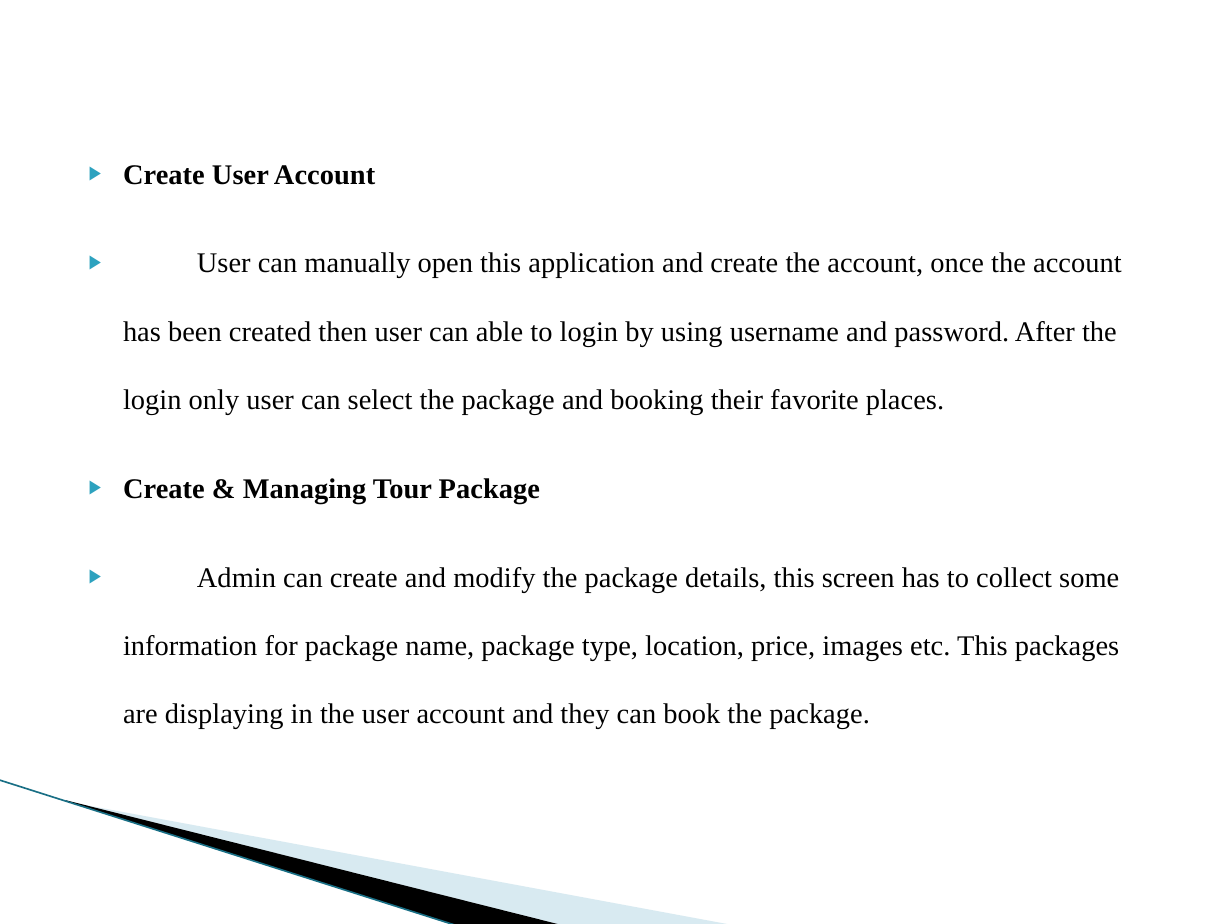
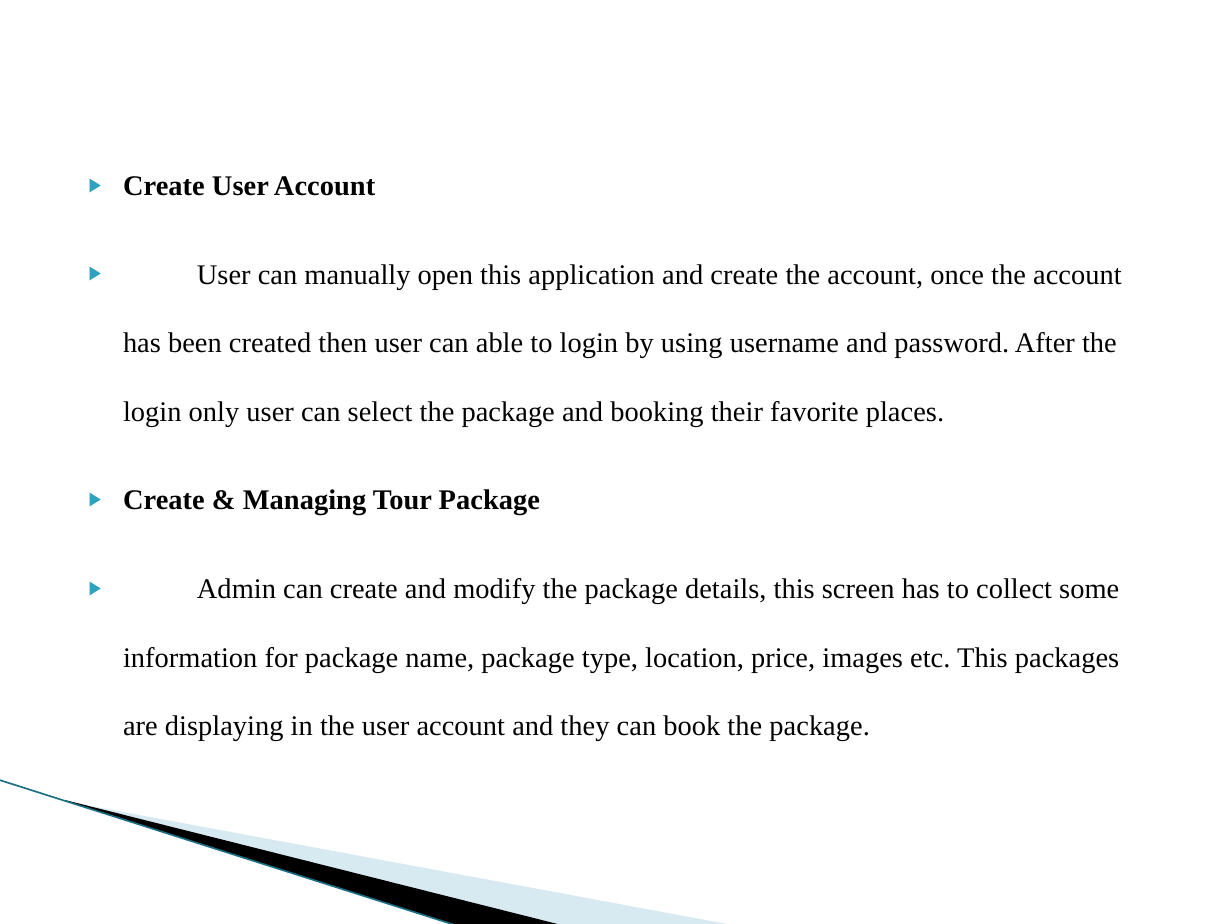
Before and after one commit to gokul18b/2023, a slide deck: slide 10 of batch 2/ppt2/TOURIST GUIDE MANAGEMENT SYSTEM.pptx. Drawn at 1232x924 pixels with LibreOffice and Linux fonts; fonts in the diff are those of the drawing; background and template pictures are left out. Boxes give left, top, right and bottom in pixels: in the first picture for what was removed or moved away, otherwise in the second. Text is boxed around its words. In the diff, an @@ line names an element or a change of style, - is before the commit and + after.

Commit message:
after viva

```diff
--- a/batch 2/ppt2/TOURIST GUIDE MANAGEMENT SYSTEM.pptx
+++ b/batch 2/ppt2/TOURIST GUIDE MANAGEMENT SYSTEM.pptx
@@ text "Create User Account": place and size @@
-text "Create User Account" at box(123, 165, 1122, 728)
+text "Create User Account" at box(123, 176, 1122, 740)
```
Also in this commit, not shown: 48 other files.
